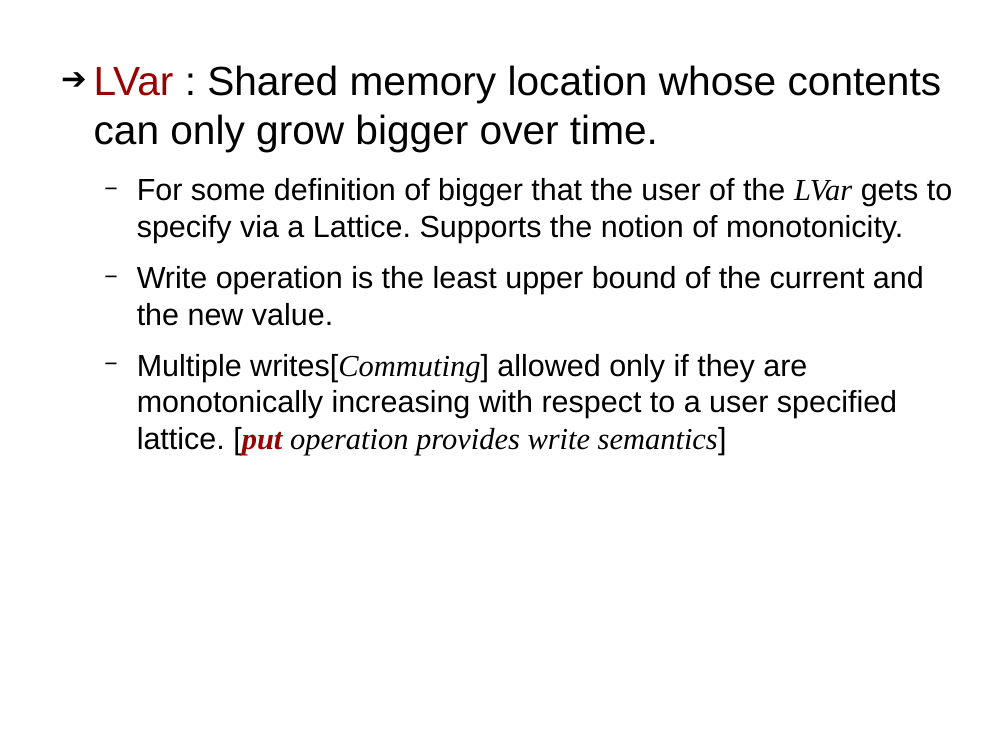
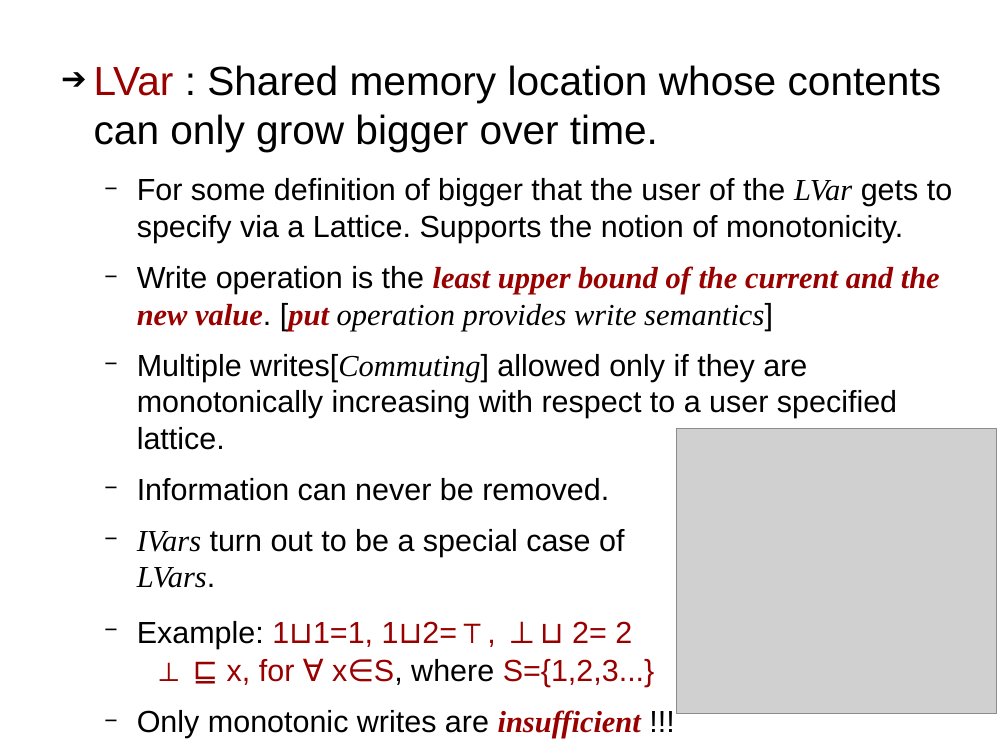
Before and after one commit to sentinel88/Personal, a slide deck: slide 7 of Talk.odp (slide 12 before the commit). Drawn at 1008x756 pixels with LibreOffice and Linux fonts; fonts in the diff are those of the drawing; grey boxes stand for pictures. Boxes give left, top, right and bottom in pixels: in the first picture for what was removed or moved away, otherwise in the second. Text is boxed around its words. In the diff, an @@ line names an element or a change of style, - is before the commit and + after.

```diff
--- a/Talk.odp
+++ b/Talk.odp
@@ text at (x1=137, y1=266, x2=940, y2=738): text changed @@
-  − Write operation is the least upper bound of the current and the new value.
-  − Multiple writes[Commuting] allowed only if they are monotonically increasing with respect to a user specified lattice. [put operation provides write semantics]
+  − Write operation is the least upper bound of the current and the new value. [put operation provides write semantics]
+  − Multiple writes[Commuting] allowed only if they are monotonically increasing with respect to a user specified lattice.
+  − Information can never be removed.
+  − IVars turn out to be a special case of LVars.
+  − Example: 1⊔1=1, 1⊔2=⊤, ⊥⊔ 2= 2 ⊥ ⊑ x, for ∀ x∈S, where S={1,2,3...}
+  − Only monotonic writes are insufficient !!!
@@ picture added at (x1=677, y1=429, x2=997, y2=713) @@
```
Also in this commit, not shown: 12 other slides changed, 2 slides added, 8 slides removed, 7 other files.
